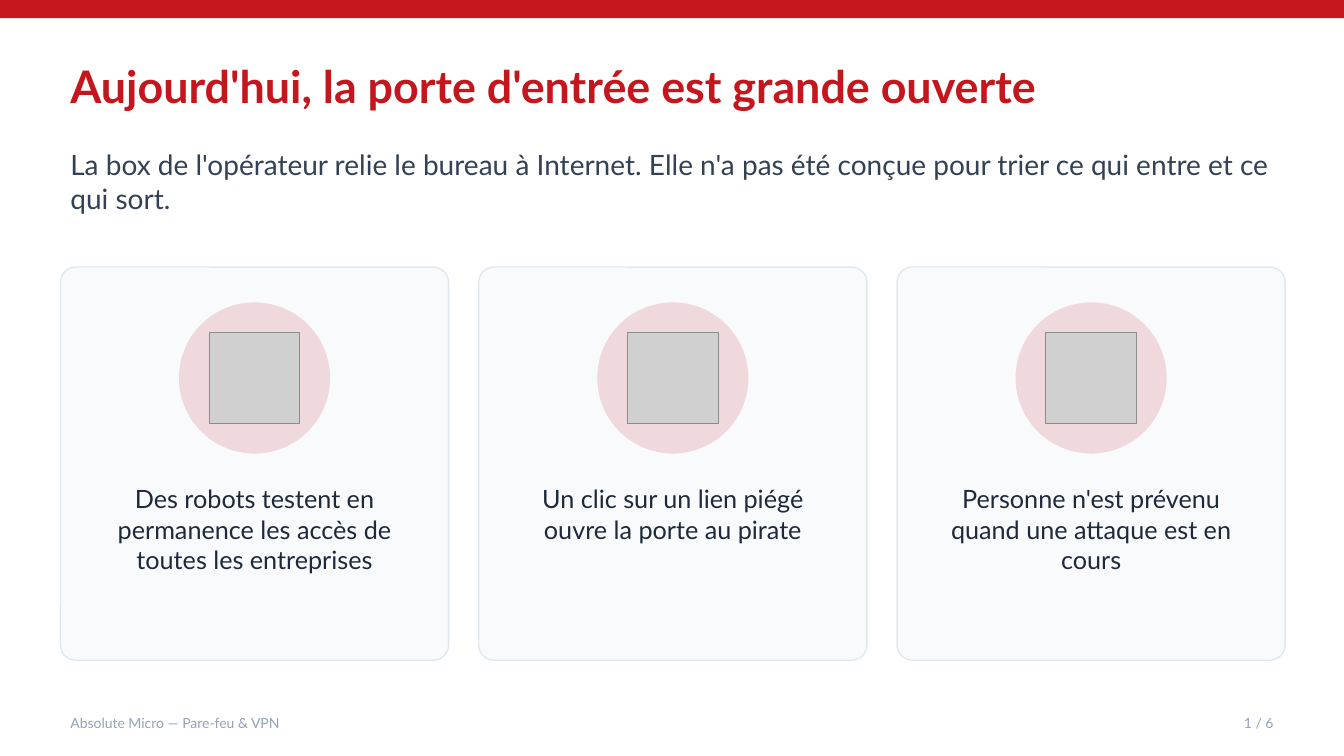
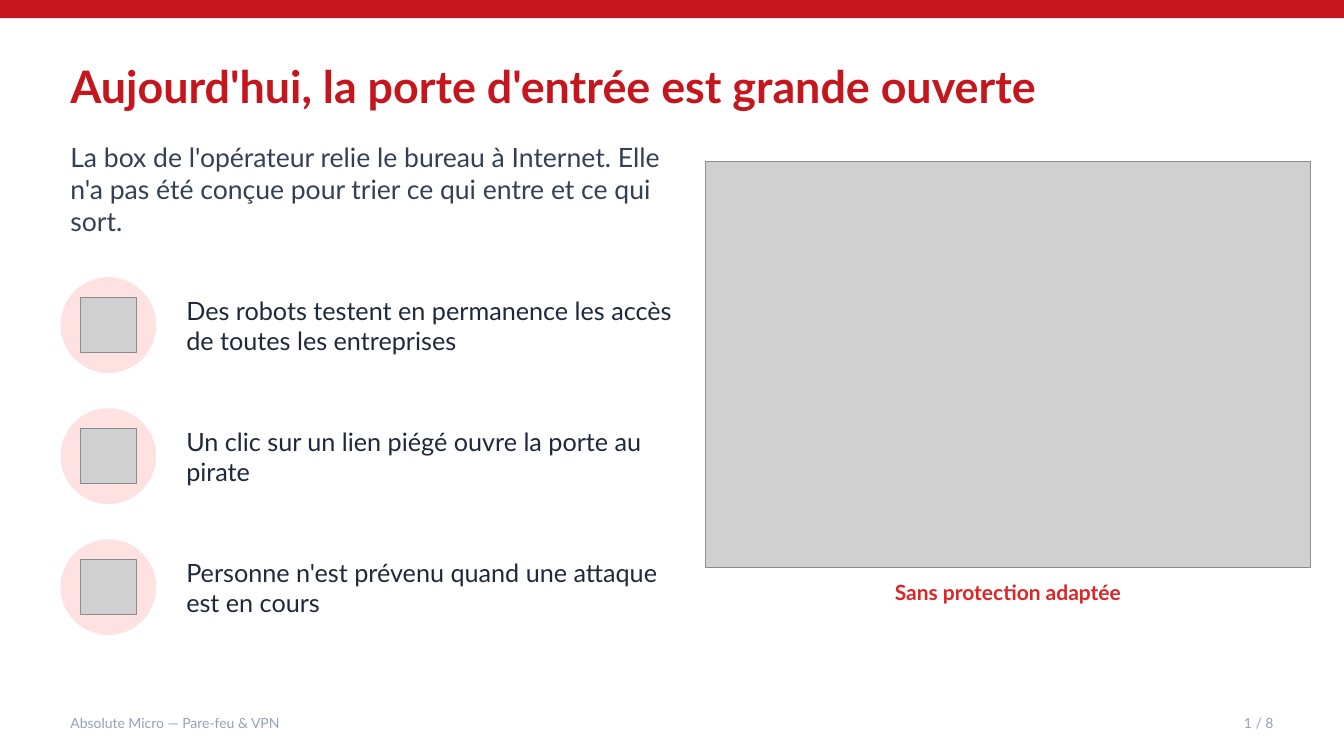
Before and after one commit to brunoflorin/absolute-devices, a slide deck: slide 2 of frontend/public/diaporamas/parefeu_vpn.pptx. Drawn at 1344x756 pixels with LibreOffice and Linux fonts; fonts in the diff are those of the drawing; grey boxes stand for pictures. Boxes give left, top, right and bottom in pixels: in the first picture for what was removed or moved away, otherwise in the second. Text is boxed around its words. In the diff, an @@ line names an element or a change of style, - is before the commit and + after.

```diff
--- a/frontend/public/diaporamas/parefeu_vpn.pptx
+++ b/frontend/public/diaporamas/parefeu_vpn.pptx
@@ text "La box de l'opérateur relie ..." at <box>70,147,660,231</box>: size 20 to 19 pt; vertical alignment middle to top @@
@@ picture added at <box>706,161,1311,568</box> @@
@@ rounded rectangle removed at <box>60,267,449,660</box> @@
@@ rounded rectangle removed at <box>479,267,867,660</box> @@
@@ rounded rectangle removed at <box>897,267,1286,660</box> @@
@@ ellipse added at <box>60,277,156,373</box>, fill #FEE2E2 @@
@@ picture added at <box>81,297,136,353</box> @@
@@ text "Des robots testent en permanence ...": place and size @@
-text "Des robots testent en permanence ..." at <box>118,489,391,574</box>
+text "Des robots testent en permanence ..." at <box>186,301,671,354</box>
@@ ellipse removed at <box>178,302,330,454</box> @@
@@ ellipse removed at <box>597,302,748,454</box> @@
@@ ellipse removed at <box>1015,302,1167,454</box> @@
@@ picture removed at <box>210,333,300,423</box> @@
@@ picture removed at <box>627,333,718,423</box> @@
@@ picture removed at <box>1047,333,1137,423</box> @@
@@ ellipse added at <box>60,408,156,504</box>, fill #FEE2E2 @@
@@ text "Un clic sur un lien ...": place and size @@
-text "Un clic sur un lien ..." at <box>542,489,804,543</box>
+text "Un clic sur un lien ..." at <box>186,432,642,485</box>
@@ picture added at <box>81,429,136,484</box> @@
@@ ellipse added at <box>60,539,156,635</box>, fill #FEE2E2 @@
@@ alignment centre to left; vertical alignment top to middle in 3 elements at <box>186,432,642,485</box>, <box>186,301,671,354</box>, <box>186,563,658,613</box> @@
@@ text "Personne n'est prévenu quand une ...": place and size @@
-text "Personne n'est prévenu quand une ..." at <box>951,489,1231,570</box>
+text "Personne n'est prévenu quand une ..." at <box>186,563,658,613</box>
@@ picture added at <box>81,560,136,615</box> @@
@@ text added at <box>895,584,1121,604</box>, 15 pt, text #DC2626, bold @@
+Sans protection adaptée
@@ text at <box>1244,718,1273,728</box>: text changed @@
-1 / 6
+1 / 8
```
Also in this commit, not shown: 6 other slides changed, 2 slides added, 37 other files.
